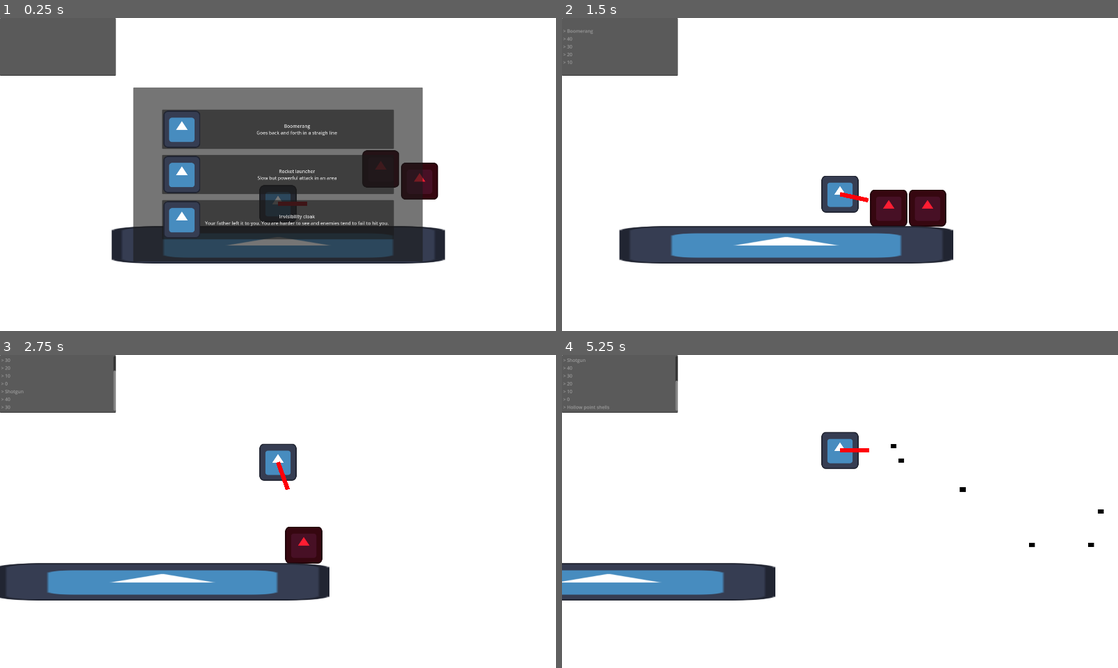
Above: before the commit, frames 1-4 (two rows, left to right).
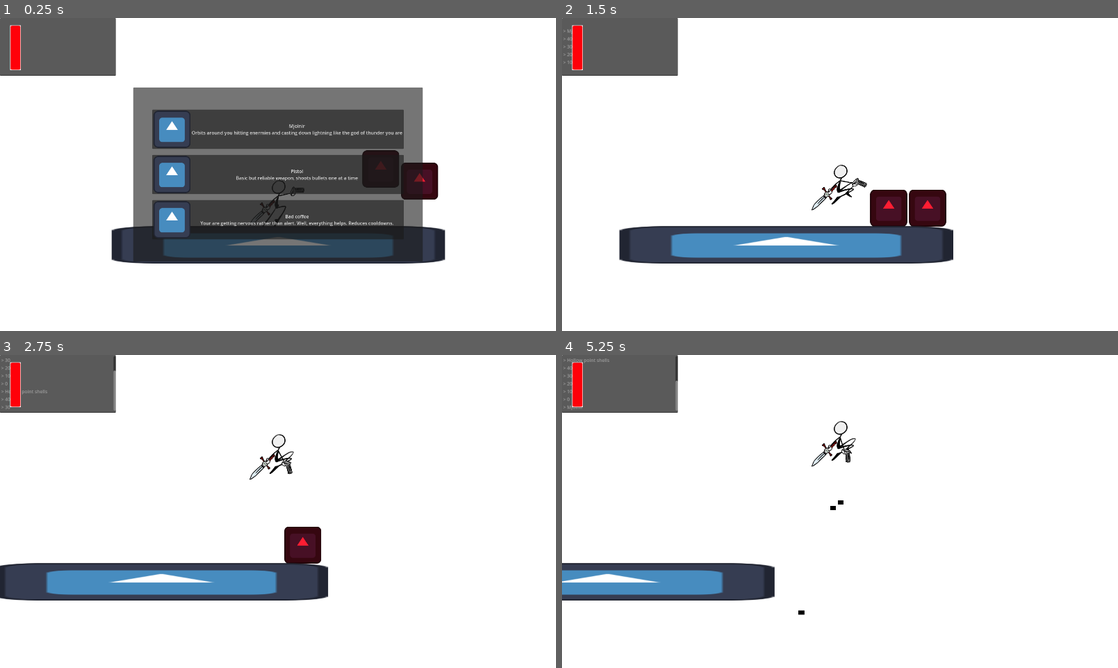
Above: after the commit, the same moments.

Repository: ricargoes/green-dusk
Game: Godot game, scene res://scenes/game.tscn
Two runs of this game, one before a commit and one after it. Both use one fixed random seed, a clock stepped at 60 frames per second and the inputs below. The engine's default icon, where the game draws it, is replaced by a stand-in: a white triangle on a blue panel in a dark square.
Inputs (mouse positions are in pixels of both pictures, inside the frame that each line leads up to):
- Up to frame 1 (0.25 s): no input
- Up to frame 2 (1.5 s): click (840, 130) at 0.5 s, where only the run after the commit has a clickable "Mjolnir Orbits around you hit…"; tap Enter (ui_accept) at 1.25 s; hold Space (jump) from 1.28 s (still down)
- Up to frame 3 (2.75 s): release Space (jump) at 2 s; click (278, 467) at 2 s, where only the run before the commit has a clickable "Shotgun Blast in a wide arc t…"
- Up to frame 4 (5.25 s): tap Space (jump) at 2.85, 3.02, 3.32, 5.1 s; click (840, 467) at 3.5 s, where only the run before the commit has a clickable "Hollow point shells Your bull…"; hold Space (jump) 4.28-5.03 s

The runs differ from the first frame. In frame 1, 3.8% of the frame differs, in the area x 1-73%, y 2-70%; in frame 2, 1.2%; in frame 3, 1.4%; in frame 4, 1.5%.

Commit message:
integrated playable character art

Diff:
--- a/scenes/global/game_library.gd
+++ b/scenes/global/game_library.gd
@@ -36,7 +36,7 @@
 		'description': 'Orbits around you hitting enermies and casting down lightning like the god of thunder you are',
 		'icon': preload("res://resources/icon.svg")
 	},
-	'Antiair dron': {
+	'Antiair bird': {
 		'type': PowerUpType.Weapon,
 		'description': 'Target airborne enermies and make them bit the dust',
 		'icon': preload("res://resources/icon.svg")
@@ -56,6 +56,11 @@
 		'description': 'Your father left it to you. You are harder to see and enemies tend to fail to hit you.',
 		'icon': preload("res://resources/icon.svg")
 	},
+	'Bad coffee': {
+		'type': PowerUpType.Passive,
+		'description': 'Your are getting nervous rather than alert. Well, everything helps. Reduces cooldowns.',
+		'icon': preload("res://resources/icon.svg")
+	},
 	'Dark Necrogrimoire': {
 		'type': PowerUpType.Passive,
 		'description': 'Suck the life out of your enermies and onto you. Gross but gets you life steal.',
--- a/scenes/hero.gd
+++ b/scenes/hero.gd
@@ -26,8 +26,16 @@
 func _process(delta: float) -> void:
 
 	if is_on_floor():
+		$Body.animation = "run"
+		$Legs.animation = "run"
+		$JumpingShape.disabled = true
+		$RunningShape.disabled = false
 		jump_impulse_time = MAX_JUMP_IMPULSE_TIME
 	else:
+		$Body.animation = "jump"
+		$Legs.animation = "jump"
+		$JumpingShape.disabled = false
+		$RunningShape.disabled = true
 		jump_impulse_time -= delta
 		velocity.y += delta*GameConstants.GRAVITY
 
@@ -76,8 +84,6 @@
 	if(xp >= xp_threshold):
 		xp -= xp_threshold
 		await level_up()
-		print(xp)
-		print(xp_threshold)
 	get_tree().paused = false
 
 func level_up():
--- a/scenes/hero.tscn
+++ b/scenes/hero.tscn
@@ -1,26 +1,101 @@
-[gd_scene load_steps=9 format=3 uid="uid://f31q7ameb6hm"]
+[gd_scene load_steps=19 format=3 uid="uid://f31q7ameb6hm"]
 
-[ext_resource type="Texture2D" uid="uid://5rou5wm7frds" path="res://resources/icon.svg" id="1_06r7y"]
 [ext_resource type="Script" path="res://scenes/hero.gd" id="1_omy4t"]
+[ext_resource type="Texture2D" uid="uid://cipplrmttgmy4" path="res://resources/sprites/pj/pjHead.png" id="2_3f0u1"]
+[ext_resource type="Texture2D" uid="uid://dwvr6kpmo3xmj" path="res://resources/sprites/pj/pjBodyJumping.png" id="3_8qtcw"]
 [ext_resource type="Script" path="res://scenes/ui.gd" id="3_fjqen"]
+[ext_resource type="Texture2D" uid="uid://bp2td4rfr1wwv" path="res://resources/sprites/pj/pjJumpingLegs.png" id="3_gquj7"]
 [ext_resource type="Texture2D" uid="uid://bd5pw0yjs0ft3" path="res://resources/ui/empty_v_bar.png" id="3_kjtew"]
+[ext_resource type="Texture2D" uid="uid://bhf0omvlasllj" path="res://resources/sprites/pj/pjBodyRunning.png" id="4_2trbn"]
 [ext_resource type="Texture2D" uid="uid://b58k1lvplemds" path="res://resources/ui/full_fuel_bar.png" id="4_5m4m8"]
 [ext_resource type="Texture2D" uid="uid://vt87ye3ybyhb" path="res://resources/ui/bar_v_border.png" id="4_r372t"]
+[ext_resource type="Texture2D" uid="uid://ciownt0dopb4i" path="res://resources/sprites/pj/pjRunningLegs1.png" id="6_ejbq7"]
+[ext_resource type="Texture2D" uid="uid://ced1gvm3ejp8b" path="res://resources/sprites/pj/pjRunningLegs2.png" id="7_34yky"]
 [ext_resource type="PackedScene" uid="uid://cdxbhwtpcrqwx" path="res://scenes/level_up_screen.tscn" id="7_y4fjo"]
+[ext_resource type="Texture2D" uid="uid://e7iq4rrlcxb8" path="res://resources/sprites/pj/pjArmSword.png" id="8_8jdhp"]
+[ext_resource type="Texture2D" uid="uid://clgvcank1n2xd" path="res://resources/sprites/pj/pjArmGun.png" id="8_cuksm"]
 
-[sub_resource type="RectangleShape2D" id="RectangleShape2D_ihnas"]
-size = Vector2(128, 128)
+[sub_resource type="SpriteFrames" id="SpriteFrames_ldks5"]
+animations = [{
+"frames": [{
+"duration": 1.0,
+"texture": ExtResource("3_8qtcw")
+}],
+"loop": true,
+"name": &"jump",
+"speed": 5.0
+}, {
+"frames": [{
+"duration": 1.0,
+"texture": ExtResource("4_2trbn")
+}],
+"loop": true,
+"name": &"run",
+"speed": 5.0
+}]
+
+[sub_resource type="SpriteFrames" id="SpriteFrames_rcvp2"]
+animations = [{
+"frames": [{
+"duration": 1.0,
+"texture": ExtResource("3_gquj7")
+}],
+"loop": true,
+"name": &"jump",
+"speed": 5.0
+}, {
+"frames": [{
+"duration": 1.0,
+"texture": ExtResource("6_ejbq7")
+}, {
+"duration": 1.0,
+"texture": ExtResource("7_34yky")
+}],
+"loop": true,
+"name": &"run",
+"speed": 5.0
+}]
+
+[sub_resource type="RectangleShape2D" id="RectangleShape2D_8yq1y"]
+size = Vector2(76, 168)
+
+[sub_resource type="RectangleShape2D" id="RectangleShape2D_lk7si"]
+size = Vector2(53, 137)
 
 [node name="Hero" type="CharacterBody2D"]
 collision_mask = 4
 floor_stop_on_slope = false
 script = ExtResource("1_omy4t")
 
-[node name="Sprite2D" type="Sprite2D" parent="."]
-texture = ExtResource("1_06r7y")
+[node name="Head" type="Sprite2D" parent="."]
+texture = ExtResource("2_3f0u1")
 
-[node name="CollisionShape2D" type="CollisionShape2D" parent="."]
-shape = SubResource("RectangleShape2D_ihnas")
+[node name="Body" type="AnimatedSprite2D" parent="."]
+sprite_frames = SubResource("SpriteFrames_ldks5")
+animation = &"jump"
+
+[node name="Legs" type="AnimatedSprite2D" parent="."]
+sprite_frames = SubResource("SpriteFrames_rcvp2")
+animation = &"run"
+autoplay = "run"
+
+[node name="SwordArm" type="Sprite2D" parent="."]
+texture = ExtResource("8_8jdhp")
+
+[node name="ShoulderPivot" type="Node2D" parent="."]
+position = Vector2(0, -27)
+
+[node name="PistolArm" type="Sprite2D" parent="ShoulderPivot"]
+texture = ExtResource("8_cuksm")
+offset = Vector2(0, 27)
+
+[node name="RunningShape" type="CollisionShape2D" parent="."]
+shape = SubResource("RectangleShape2D_8yq1y")
+
+[node name="JumpingShape" type="CollisionShape2D" parent="."]
+visible = false
+position = Vector2(5.5, -12.5)
+shape = SubResource("RectangleShape2D_lk7si")
 
 [node name="Camera2D" type="Camera2D" parent="."]
 offset = Vector2(0, -270)
@@ -32,7 +107,6 @@
 
 [node name="LifeBar" type="TextureProgressBar" parent="UI"]
 unique_name_in_owner = true
-visible = false
 offset_left = 35.0
 offset_top = 25.0
 offset_right = 72.0
@@ -52,13 +126,6 @@
 process_mode = 3
 visible = false
 
-[node name="ShoulderPivot" type="Node2D" parent="."]
-
-[node name="Sprite2D" type="Sprite2D" parent="ShoulderPivot"]
-rotation = -1.5708
-texture = ExtResource("4_5m4m8")
-offset = Vector2(0, 50)
-
 [node name="ShootingCooldown" type="Timer" parent="."]
 wait_time = 0.3
 autostart = true
Not shown, added: resources/sprites/pj/pjArmEmpty.png.import
Not shown, added: resources/sprites/pj/pjArmGun.png.import
Not shown, added: resources/sprites/pj/pjArmSword.png.import
Not shown, added: resources/sprites/pj/pjBodyJumping.png.import
Not shown, added: resources/sprites/pj/pjBodyRunning.png.import
Not shown, added: resources/sprites/pj/pjHead.png.import
Not shown, added: resources/sprites/pj/pjJumpingLegs.png.import
Not shown, added: resources/sprites/pj/pjRunningLegs1.png.import
Not shown, added: resources/sprites/pj/pjRunningLegs2.png.import
Not shown, added: resources/sprites/weapons/Mjolnir.png.import
Not shown, added: resources/sprites/weapons/antiaereo1.png.import
Not shown, added: resources/sprites/weapons/antiaereo2.png.import
(and 3 more such lines)
